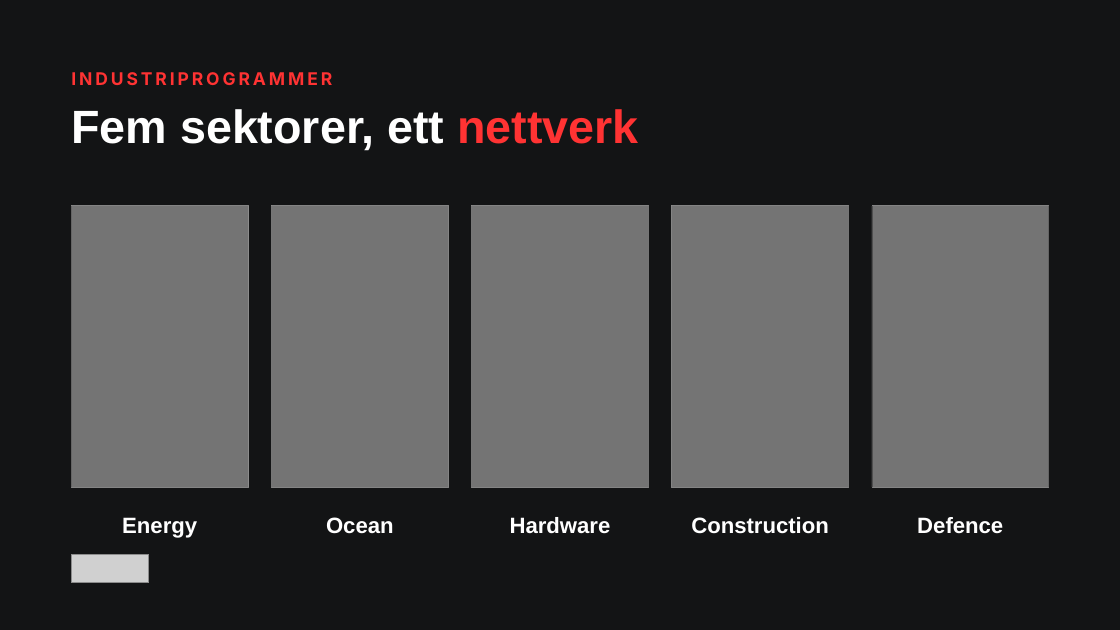
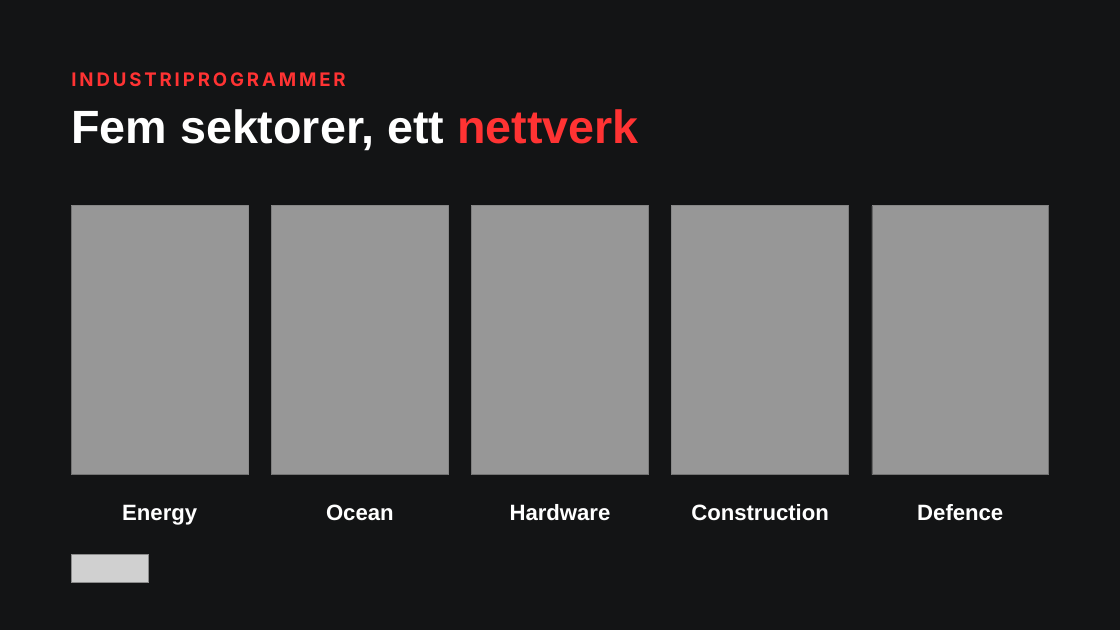
Before and after one commit to christinawiig-ai/startuplab-partner-presentation, a slide deck: slide 8 of pptx-templates/Startuplab-slidemaler.pptx. Drawn at 1120x630 pixels with LibreOffice and Linux fonts; fonts in the diff are those of the drawing; grey boxes stand for pictures. Boxes give left, top, right and bottom in pixels: in the first picture for what was removed or moved away, otherwise in the second. Text is boxed around its words. In the diff, an @@ line names an element or a change of style, - is before the commit and + after.

```diff
--- a/pptx-templates/Startuplab-slidemaler.pptx
+++ b/pptx-templates/Startuplab-slidemaler.pptx
@@ text "INDUSTRIPROGRAMMER" at [71, 72, 345, 86]: size 15 to 16 pt @@
@@ picture: place and size @@
-picture at [71, 206, 248, 487]
+picture at [71, 206, 248, 475]
@@ rectangle: place and size @@
-rectangle at [71, 206, 248, 487]
+rectangle at [71, 206, 248, 475]
@@ picture: place and size @@
-picture at [271, 206, 448, 487]
+picture at [271, 206, 448, 475]
@@ rectangle: place and size @@
-rectangle at [271, 206, 448, 487]
+rectangle at [271, 206, 448, 475]
@@ picture: place and size @@
-picture at [472, 206, 649, 487]
+picture at [472, 206, 649, 475]
@@ rectangle: place and size @@
-rectangle at [472, 206, 649, 487]
+rectangle at [472, 206, 649, 475]
@@ picture: place and size @@
-picture at [672, 206, 849, 487]
+picture at [672, 206, 849, 475]
@@ rectangle: place and size @@
-rectangle at [672, 206, 849, 487]
+rectangle at [672, 206, 849, 475]
@@ picture: place and size @@
-picture at [872, 206, 1049, 487]
+picture at [872, 206, 1049, 475]
@@ fill #050505 at 45% opacity to #050505 at 28% opacity in 5 elements at [71, 206, 248, 475], [271, 206, 448, 475], [472, 206, 649, 475], [672, 206, 849, 475], [872, 206, 1049, 475] @@
@@ rectangle: place and size @@
-rectangle at [872, 206, 1049, 487]
+rectangle at [872, 206, 1049, 475]
@@ 5 texts: place and size @@
-5 texts at [122, 517, 1003, 538]
+5 texts at [122, 504, 1003, 525]
```
Also in this commit, not shown: 14 other slides changed, 11 other files.
